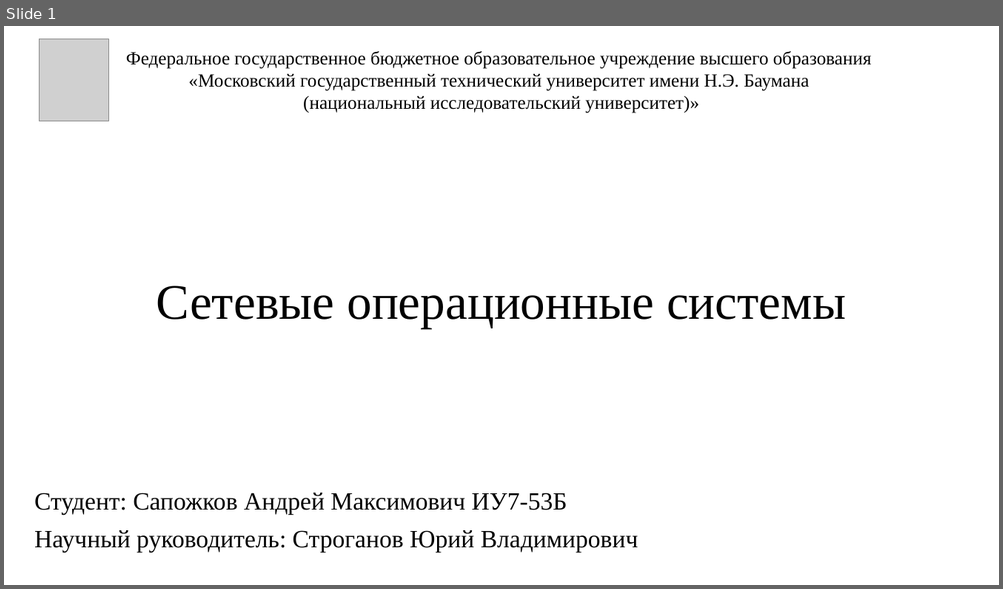
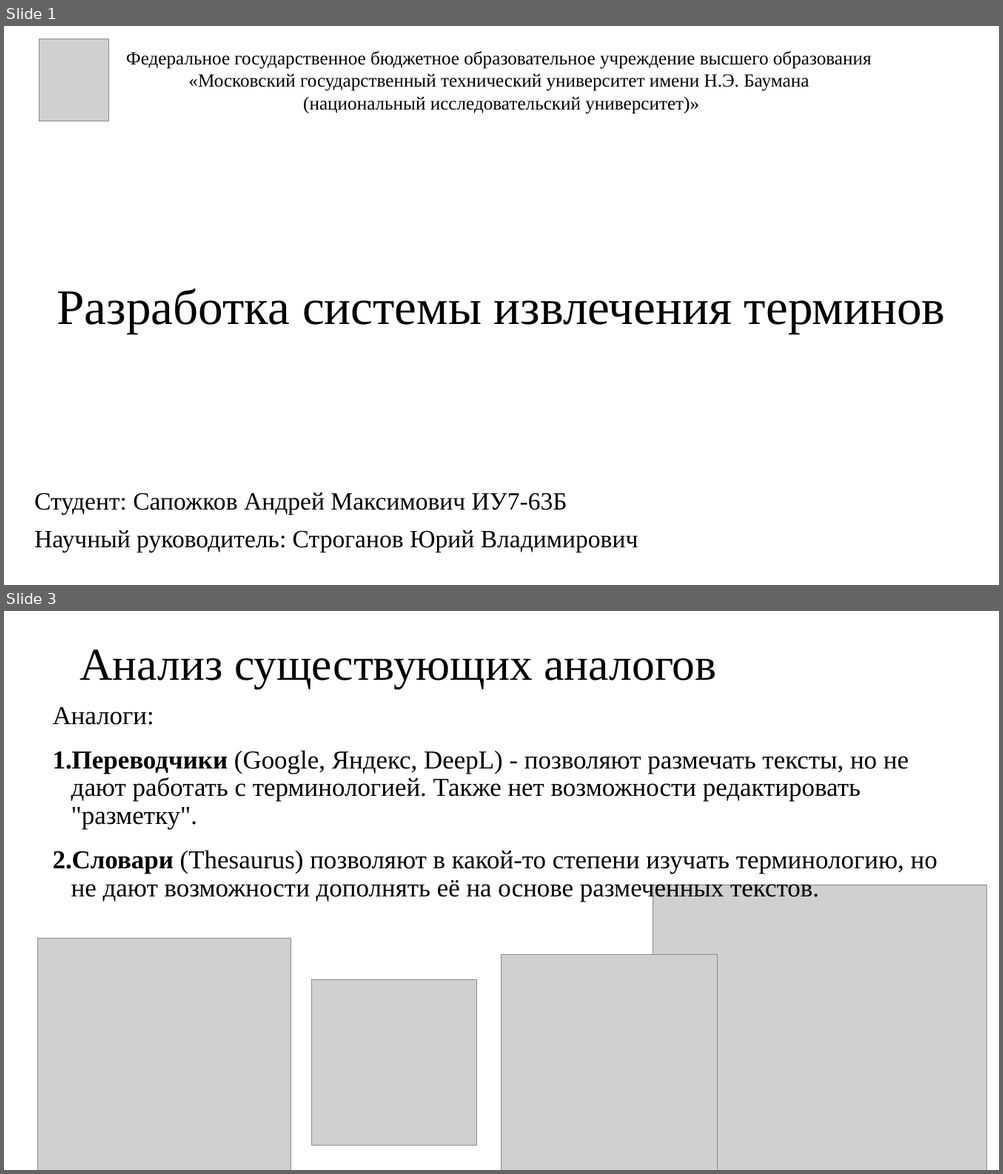
Before and after one commit to Inspirate789/Thermy-backend, a slide deck: docs/presentation/databases/presentation.pptx. Shown one above the other, each under a label of ours: slide 1 before the commit, slides 1 and 3 after it; the slides between them are not shown. The pictures are 1003x589 and 1003x1174 pixels, drawn with LibreOffice and Linux fonts; fonts in the diff are those of the drawing; grey boxes stand for pictures. Boxes give left, top, right and bottom in pixels: in the first picture for what was removed or moved away, otherwise in the second. Text is boxed around its words. In the diff, an @@ line names an element or a change of style, - is before the commit and + after.

```diff
--- a/docs/presentation/databases/presentation.pptx
+++ b/docs/presentation/databases/presentation.pptx
@@ slide 3 added at <box>4,611,999,1170</box>, background #FFFFFF @@
@@ title added at <box>79,649,716,688</box>, 44 pt, text #000000 @@
+Анализ существующих аналогов
@@ text added at <box>53,707,937,903</box>, 25 pt, text #000000 @@
+Аналоги:
+1. Переводчики (Google, Яндекс, DeepL) - позволяют размечать тексты, но не дают работать с терминологией. Также нет возможности редактировать "разметку".
+2. Словари (Thesaurus) позволяют в какой-то степени изучать терминологию, но не дают возможности дополнять её на основе размеченных текстов.
@@ picture added at <box>652,886,987,1170</box> @@
@@ picture added at <box>37,939,290,1170</box> @@
@@ picture added at <box>502,955,718,1170</box> @@
@@ picture added at <box>311,980,477,1146</box> @@
@@ slide 1 changed as well @@
@@ title at <box>57,289,945,334</box>: text changed @@
-Сетевые операционные системы
+Разработка системы извлечения терминов
@@ subtitle at <box>34,493,567,515</box>: text changed @@
-Студент: Сапожков Андрей Максимович ИУ7-53Б
+Студент: Сапожков Андрей Максимович ИУ7-63Б
```
Also in this commit, not shown: 11 other slides added, 8 slides removed, 4 other files.
